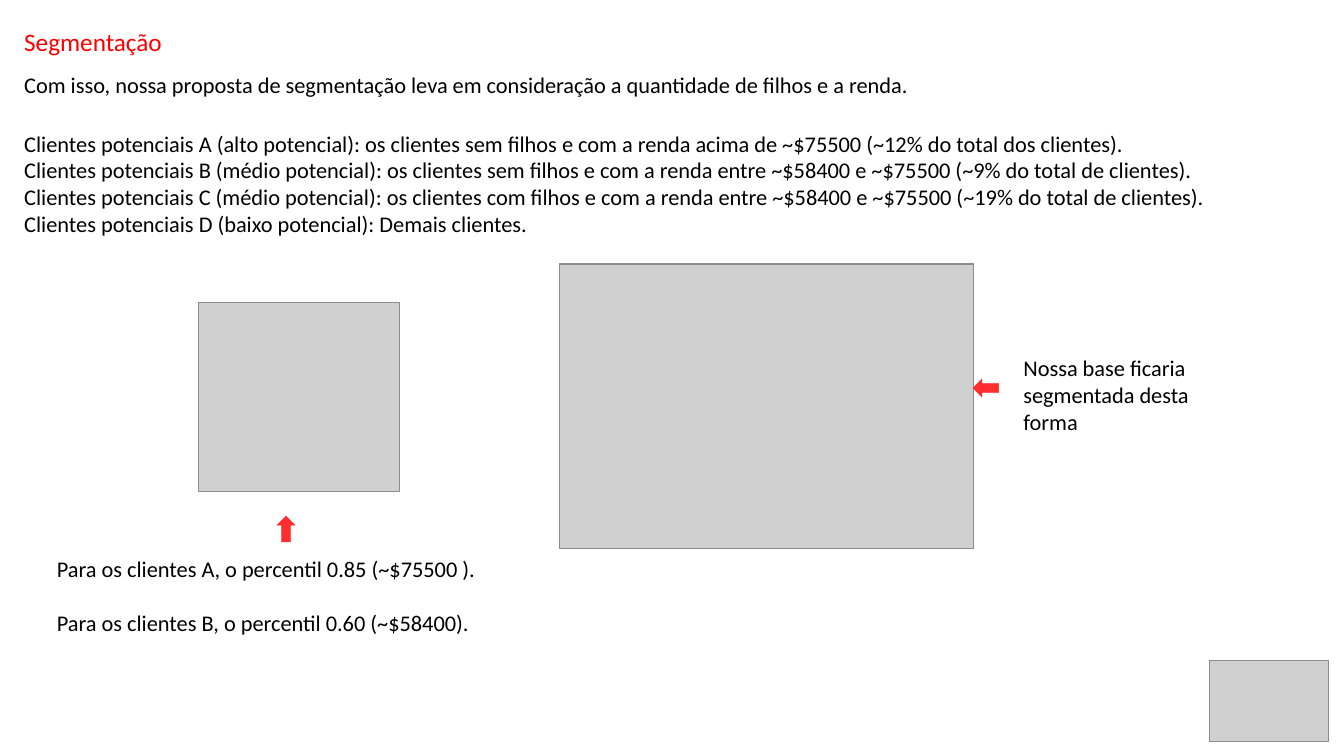
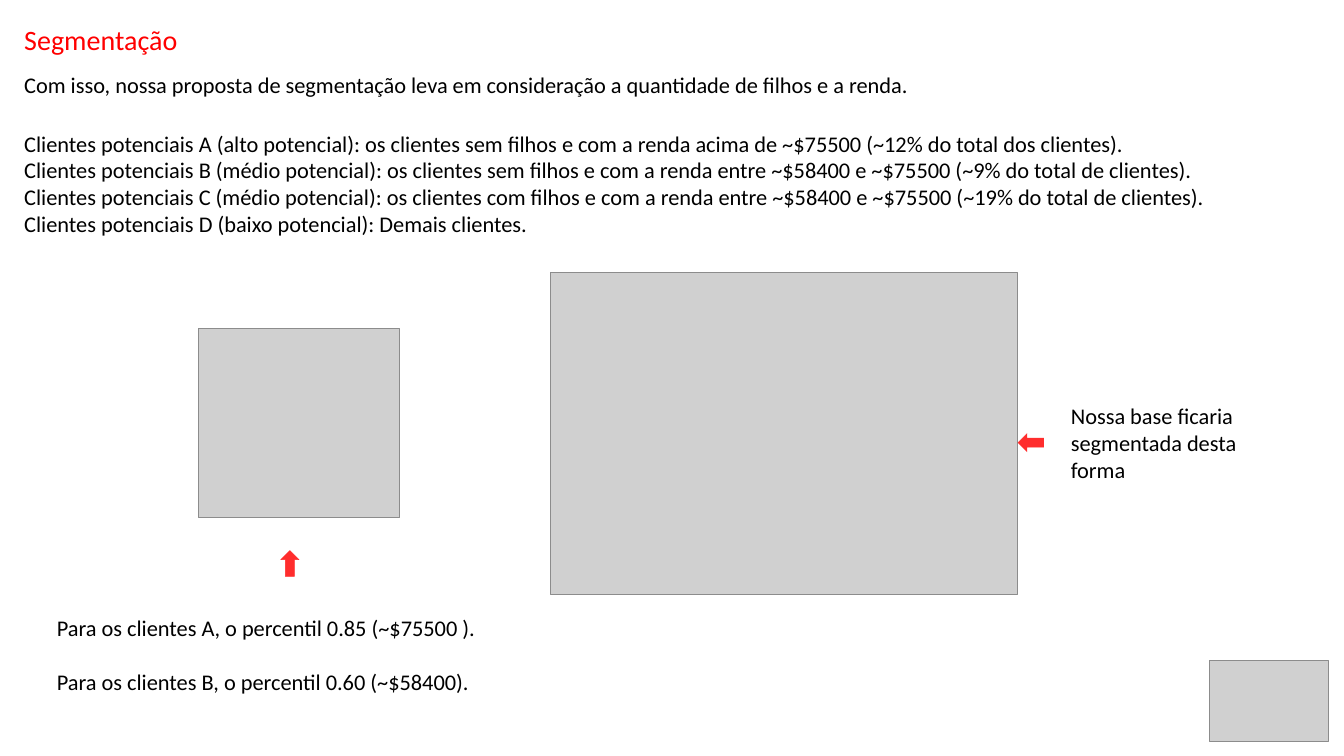
Before and after one commit to Danielgmelo/ifood, a slide deck: slide 22 of my_project/iFood CRM Data Analyst Case.pptx. Drawn at 1344x756 pixels with LibreOffice and Linux fonts; fonts in the diff are those of the drawing; grey boxes stand for pictures. Boxes give left, top, right and bottom in pixels: in the first picture for what was removed or moved away, otherwise in the second. Text is boxed around its words. In the diff, an @@ line names an element or a change of style, - is before the commit and + after.

```diff
--- a/my_project/iFood CRM Data Analyst Case.pptx
+++ b/my_project/iFood CRM Data Analyst Case.pptx
@@ text "Segmentação" at (24, 31, 177, 55): size 18 to 20 pt @@
@@ picture: place and size @@
-picture at (560, 264, 973, 548)
+picture at (551, 273, 1018, 595)
@@ picture: place and size @@
-picture at (199, 302, 400, 492)
+picture at (199, 329, 400, 518)
@@ text "Nossa base ficaria segmentada desta ...": place and size @@
-text "Nossa base ficaria segmentada desta ..." at (1023, 360, 1189, 430)
+text "Nossa base ficaria segmentada desta ..." at (1071, 408, 1236, 478)
@@ right arrow: place and size @@
-right arrow at (973, 379, 999, 397)
+right arrow at (1018, 434, 1045, 452)
@@ right arrow: place and size @@
-right arrow at (277, 516, 295, 542)
+right arrow at (281, 551, 299, 577)
@@ text "Para os clientes A, o ...": place and size @@
-text "Para os clientes A, o ..." at (57, 561, 468, 635)
+text "Para os clientes A, o ..." at (57, 620, 468, 694)
```
Also in this commit, not shown: 27 other slides changed, 1 other file.
